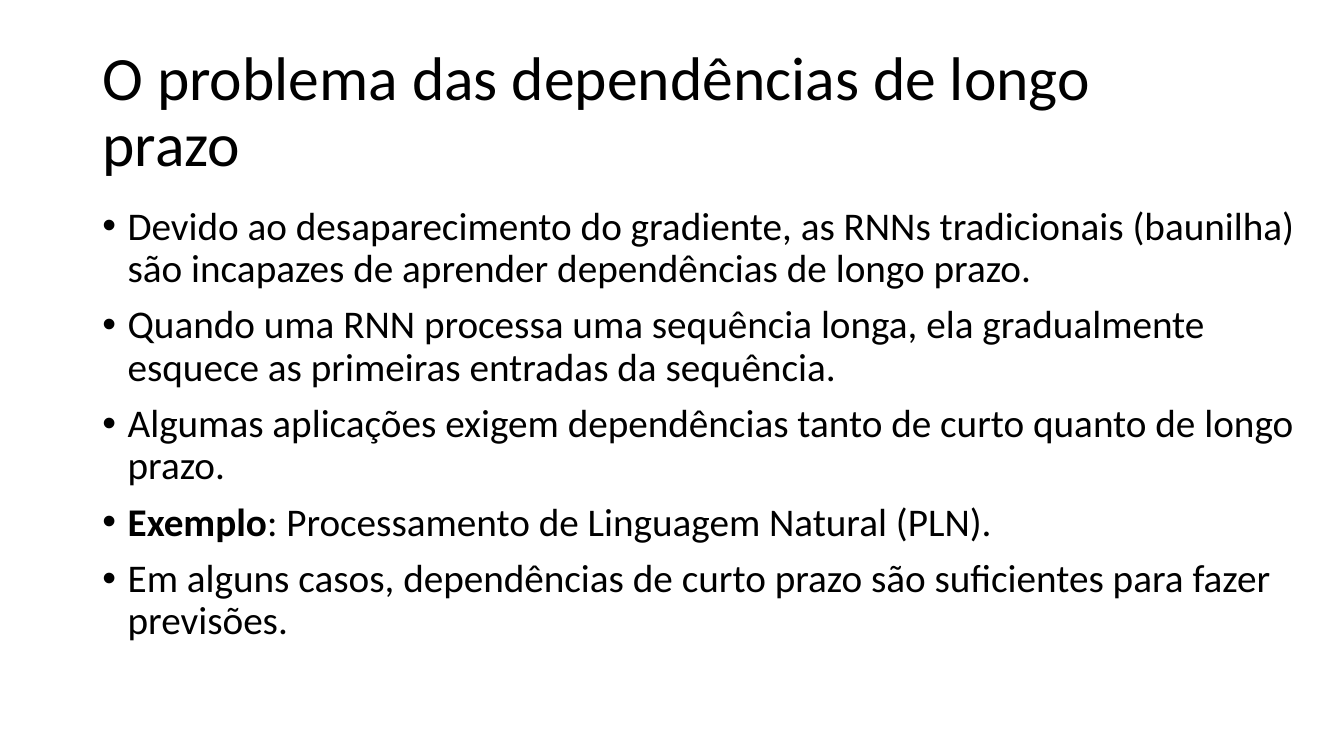
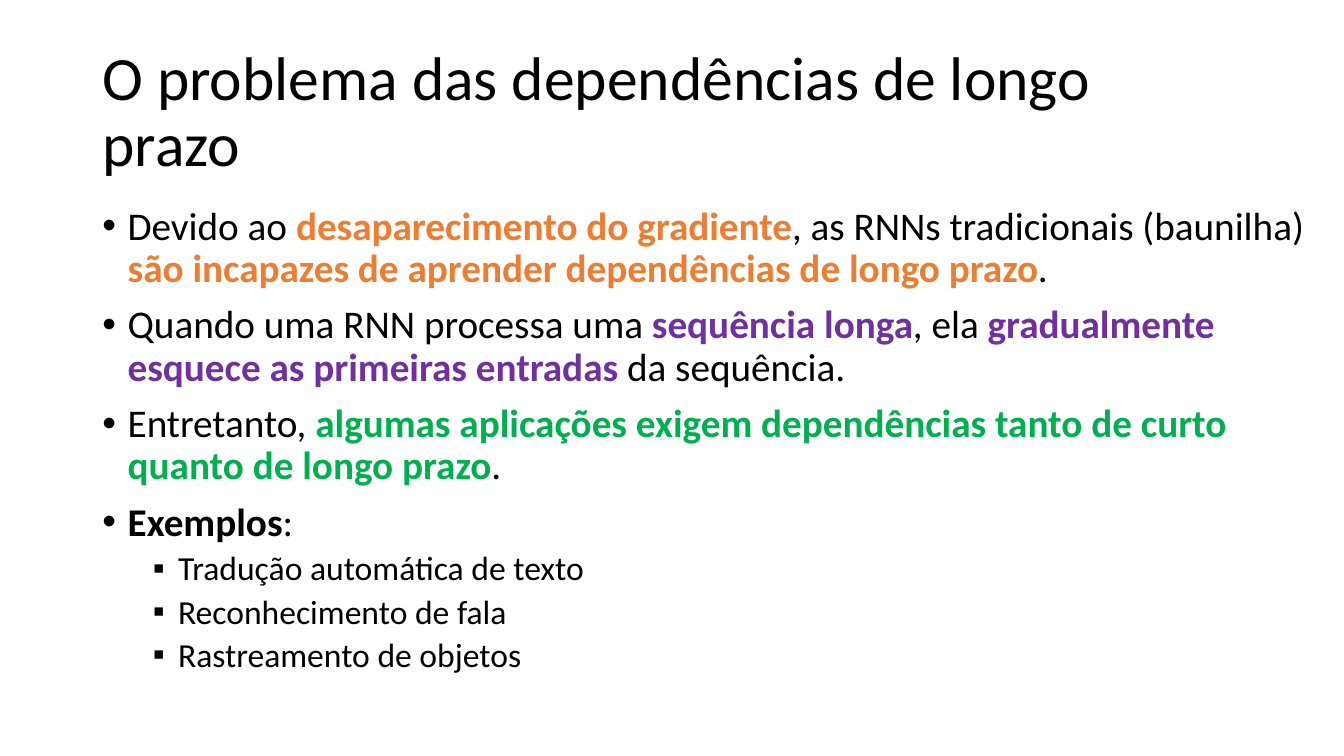
Before and after one commit to zz4fap/c24_inteligencia_artificial, a slide deck: slide 31 of slides/C24_RNN.pptx. Drawn at 1344x756 pixels with LibreOffice and Linux fonts; fonts in the diff are those of the drawing. Boxes give left, top, right and bottom in pixels: in the first picture for what was removed or moved away, otherwise in the second. Text is boxed around its words. In the diff, an @@ line names an element or a change of style, - is before the commit and + after.

```diff
--- a/slides/C24_RNN.pptx
+++ b/slides/C24_RNN.pptx
@@ text at [128, 211, 1303, 388]: text colour #000000 to #ED7D31 in "desaparecimento do gradiente, são incapazes de aprender ..."; bold on in "desaparecimento do gradiente, são incapazes de aprender ...", "sequência longa, gradualmente esquece as primeiras entradas"; text colour #000000 to #7030A0 in "sequência longa, gradualmente esquece as primeiras entradas" @@
@@ text at [128, 409, 1227, 673]: text changed @@
-• Algumas aplicações exigem dependências tanto de curto quanto de longo prazo.
-• Exemplo: Processamento de Linguagem Natural (PLN).
-• Em alguns casos, dependências de curto prazo são suficientes para fazer previsões.
+• Entretanto, algumas aplicações exigem dependências tanto de curto quanto de longo prazo.
+• Exemplos:
+  ▪ Tradução automática de texto
+  ▪ Reconhecimento de fala
+  ▪ Rastreamento de objetos
```
Also in this commit, not shown: 12 other slides changed, 2 slides added, 2 other files.
